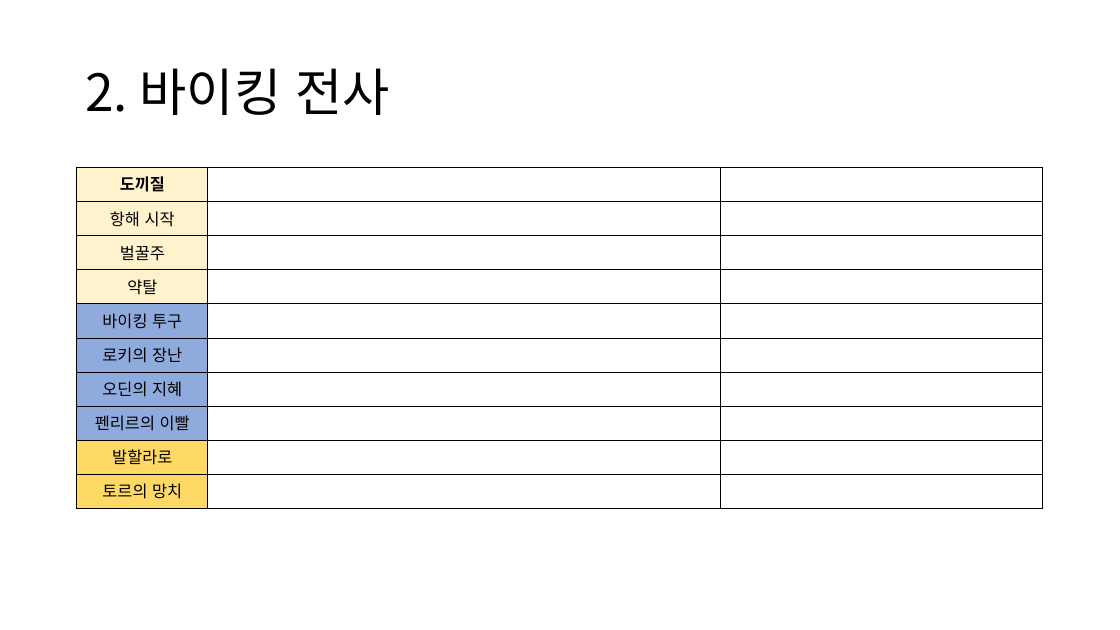
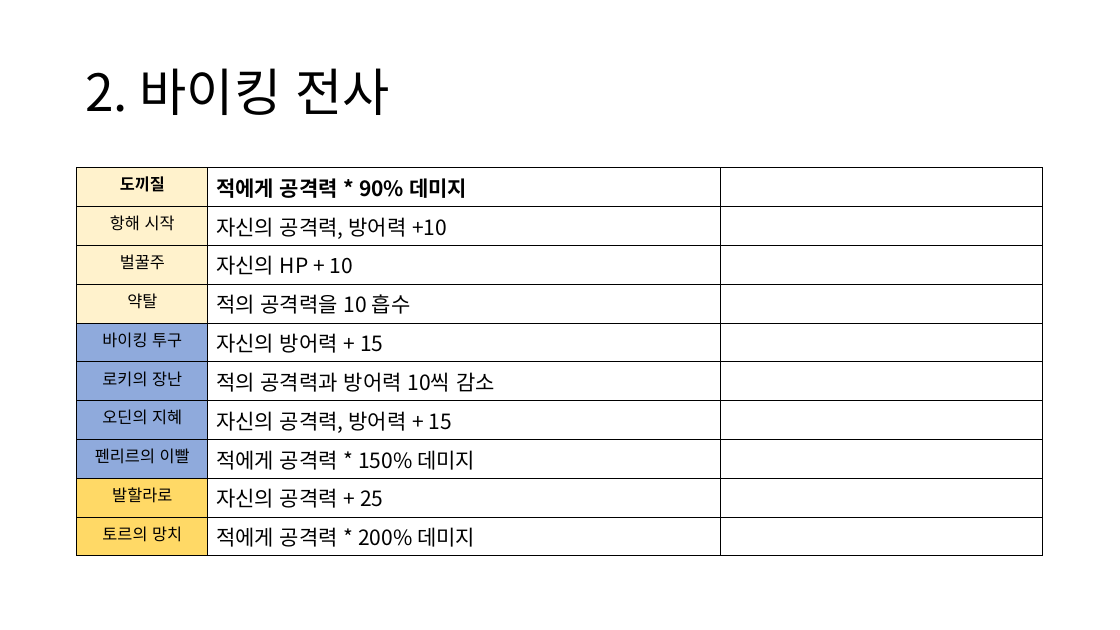
Before and after one commit to whkoh7/2DGP_Hero_is_lonely, a slide deck: slide 5 of 캐릭터 및 카드 컨셉, 디자인.pptx. Drawn at 1120x630 pixels with LibreOffice and Linux fonts; fonts in the diff are those of the drawing. Boxes give left, top, right and bottom in pixels: in the first picture for what was removed or moved away, otherwise in the second. Text is boxed around its words. In the diff, an @@ line names an element or a change of style, - is before the commit and + after.

```diff
--- a/캐릭터 및 카드 컨셉, 디자인.pptx
+++ b/캐릭터 및 카드 컨셉, 디자인.pptx
@@ table at (x1=77, y1=168, x2=1044, y2=551) @@
-row 1, column 2: 
+row 1, column 2: 적에게 공격력 * 90% 데미지
-row 2, column 2: 
+row 2, column 2: 자신의 공격력, 방어력 +10
-row 3, column 2: 
+row 3, column 2: 자신의 HP + 10
-row 4, column 2: 
+row 4, column 2: 적의 공격력을 10 흡수
-row 5, column 2: 
+row 5, column 2: 자신의 방어력 + 15
-row 6, column 2: 
+row 6, column 2: 적의 공격력과 방어력 10씩 감소
-row 7, column 2: 
+row 7, column 2: 자신의 공격력, 방어력 + 15
-row 8, column 2: 
+row 8, column 2: 적에게 공격력 * 150% 데미지
-row 9, column 2: 
+row 9, column 2: 자신의 공격력 + 25
-row 10, column 2: 
+row 10, column 2: 적에게 공격력 * 200% 데미지
```
Also in this commit, not shown: 3 other slides changed, 2 other files.
